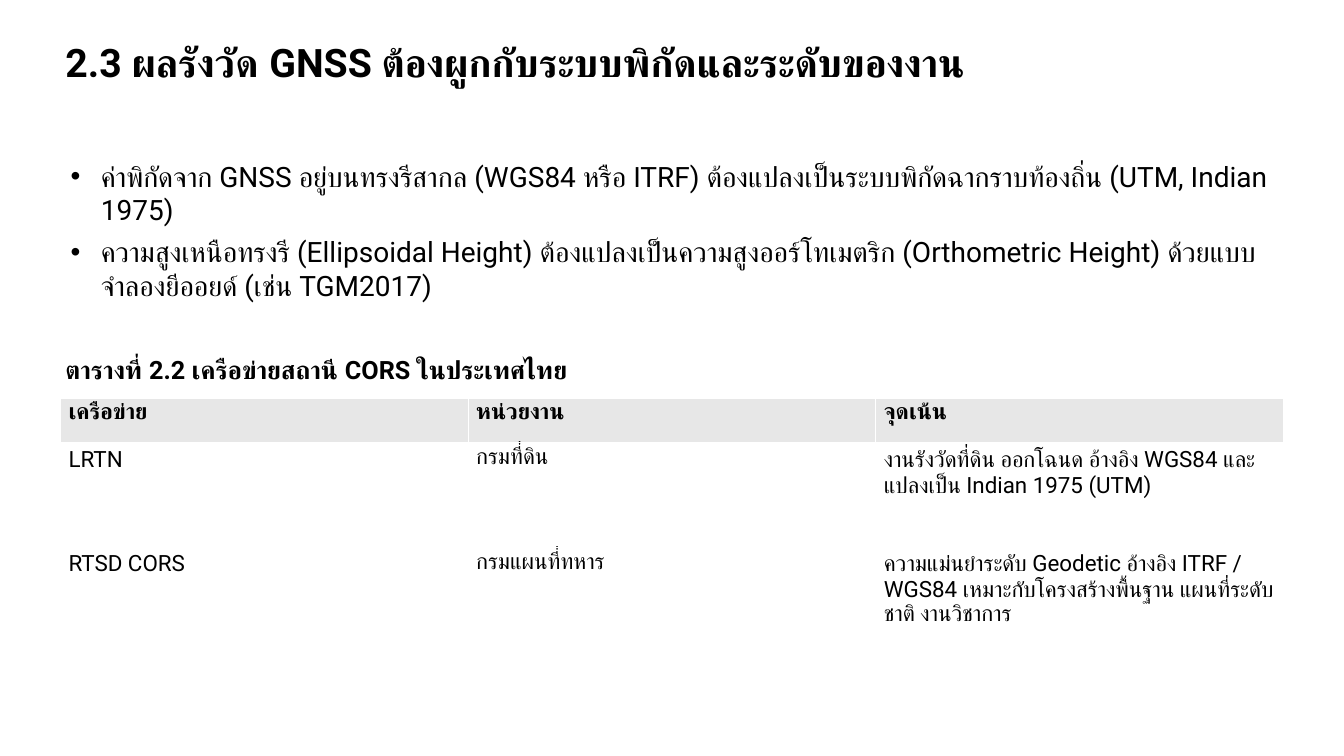
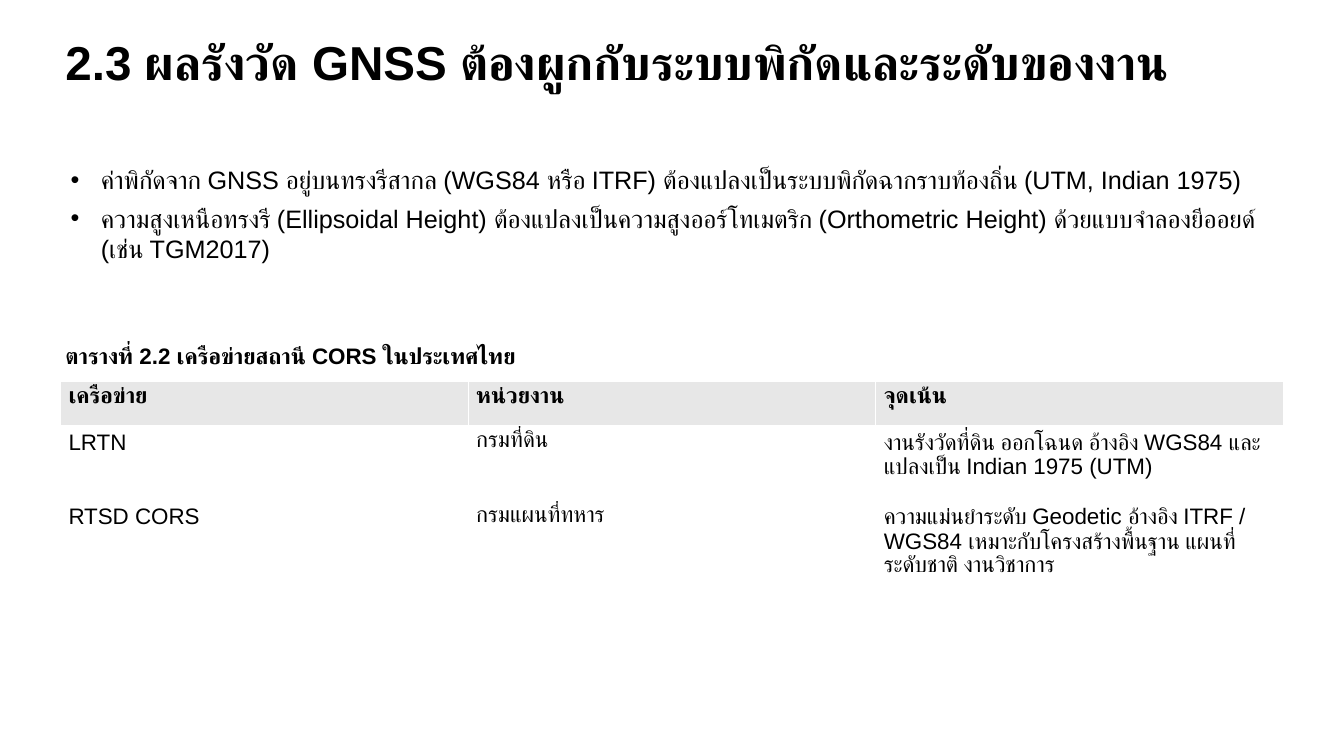
Before and after one commit to soravisAmn/Presentation, a slide deck: slide 9 of Surveying Technologies/draft#1/draft1.pptx. Drawn at 1344x756 pixels with LibreOffice and Linux fonts; fonts in the diff are those of the drawing. Boxes give left, top, right and bottom in pixels: in the first picture for what was removed or moved away, otherwise in the second. Text is boxed around its words. In the diff, an @@ line names an element or a change of style, - is before the commit and + after.

```diff
--- a/Surveying Technologies/draft#1/draft1.pptx
+++ b/Surveying Technologies/draft#1/draft1.pptx
@@ text "2.3 ผลรังวัด GNSS ต้องผูกกับระบบพิกัดและระดับของงาน" at (65, 43, 1169, 94): size 28 to 34 pt, font Roboto to Arial @@
@@ text "ค่าพิกัดจาก GNSS อยู่บนทรงรีสากล (WGS84 หรือ ..." at (101, 170, 1256, 264): size 20 to 18 pt, font Roboto to Arial @@
@@ text "ตารางที่ 2.2 เครือข่ายสถานี CORS ในประเทศไทย": place and size @@
-text "ตารางที่ 2.2 เครือข่ายสถานี CORS ในประเทศไทย" at (65, 360, 567, 380)
+text "ตารางที่ 2.2 เครือข่ายสถานี CORS ในประเทศไทย" at (65, 346, 516, 365)
@@ text "ตารางที่ 2.2 เครือข่ายสถานี CORS ในประเทศไทย" at (65, 346, 516, 365): size 18 to 16 pt, font Roboto to Arial @@
@@ table at (60, 382, 1282, 606) @@
@@ font Roboto to Arial @@
@@ table: place and size @@
-table at (60, 398, 1282, 683)
+table at (60, 382, 1282, 606)
```
Also in this commit, not shown: 62 other slides changed, 35 other files.
